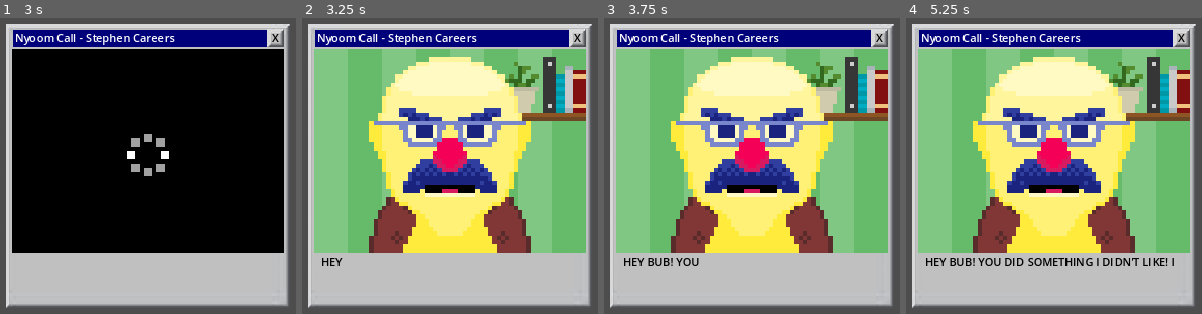
Above: before the commit, frames 1-4 (left to right).
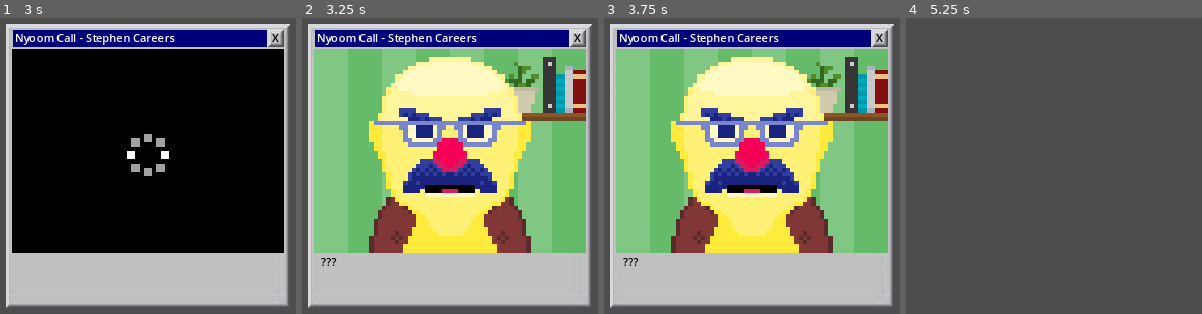
Above: after the commit, the same moments.

Repository: SeanGreeley/2025-Chillennium-Drury
Game: Godot game, scene res://scenes/VideoCall.tscn
Two runs of this game, one before a commit and one after it. Both use one fixed random seed, a clock stepped at 60 frames per second and the inputs below. The project has no main scene, so this scene is started directly.
Inputs (mouse positions are in pixels of both pictures, inside the frame that each line leads up to):
- Up to frame 1 (3 s): click (275, 38) at 0.5 s; click (275, 38) at 1.25 s; click (275, 38) at 2 s
- Up to frame 2 (3.25 s): no input
- Up to frame 3 (3.75 s): no input
- Up to frame 4 (5.25 s): no input

Frame 1 is identical in both runs. In frame 2, 0.1% of the frame differs, in the area x 6-14%, y 81-84%; in frame 3, 0.4%; in frame 4, 90%, in the area x 2-98%, y 2-98%.

Commit message:
Small Video Call Update

Diff:
--- a/scripts/video_call.gd
+++ b/scripts/video_call.gd
@@ -1,10 +1,13 @@
 extends Control
 
 var rawRatio = 0.0
+var speechText = ""
 
 func _ready():
 	$Speech.visible_ratio = 0
 	rawRatio = 0
+	speechText = Global.emails[Global.currentSubject]["anger"]
+	$Speech.text = speechText
 	$Stephen.play("loading")
 	$CallSound.play()
 	await get_tree().create_timer(3.0).timeout
@@ -17,5 +20,5 @@
 		$Speech.visible_ratio = floor(rawRatio*50)/50
 	elif $Speech.visible_ratio >= 1:
 		$TalkSound.stop()
-		await get_tree().create_timer(1.0).timeout
+		await get_tree().create_timer(2.0).timeout
 		queue_free()
